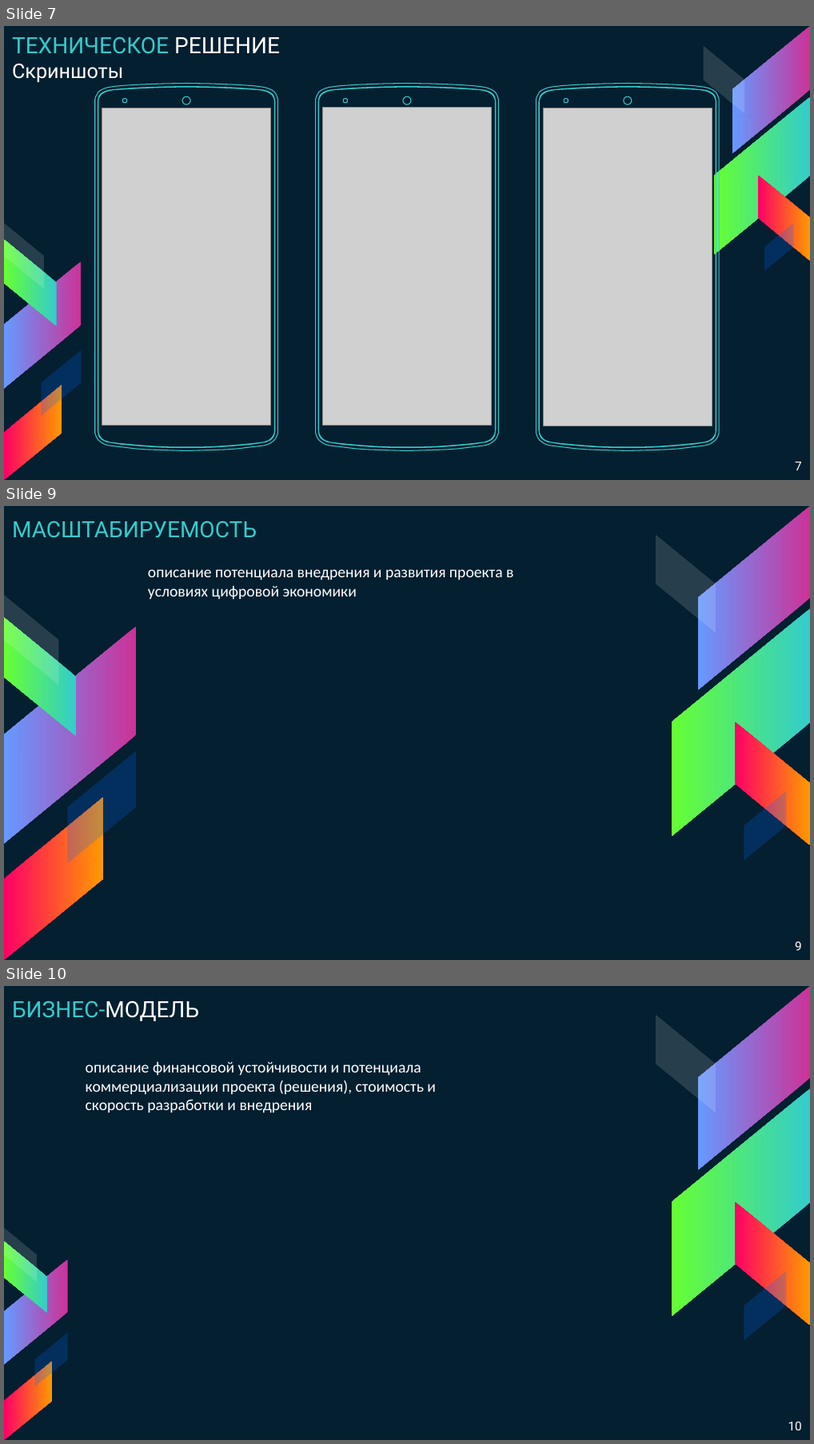
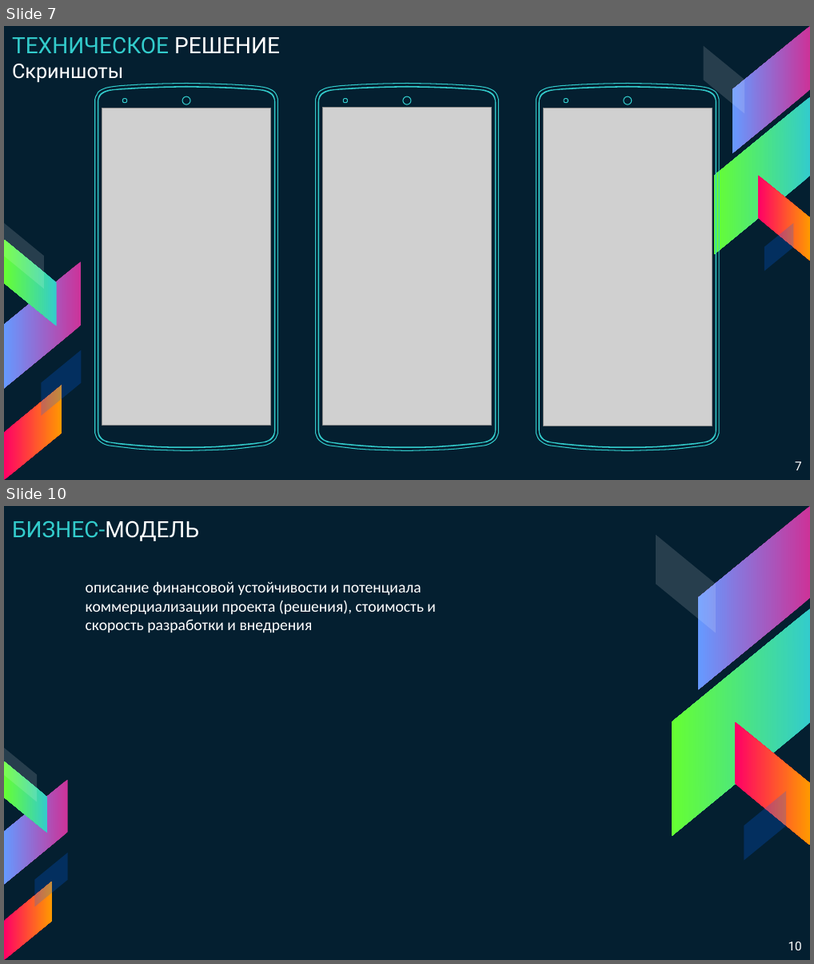
Before and after one commit to adonixis/MFC56, a slide deck: Презентация Выйти из IT.pptx. Shown one above the other, each under a label of ours: slides 7, 9 and 10 before the commit, slides 7 and 10 after it; the slides between them are not shown. The pictures are 814x1444 and 814x964 pixels, drawn with LibreOffice and Linux fonts; fonts in the diff are those of the drawing; grey boxes stand for pictures. Boxes give left, top, right and bottom in pixels: in the first picture for what was removed or moved away, otherwise in the second. Text is boxed around its words. In the diff, an @@ line names an element or a change of style, - is before the commit and + after.

```diff
--- a/Презентация Выйти из IT.pptx
+++ b/Презентация Выйти из IT.pptx
@@ slide 9 removed at <box>4,506,810,960</box>, background #041F30; not listed: 5 template elements that a slide beside it also shows @@
@@ text removed at <box>12,521,257,538</box> @@
-МАСШТАБИРУЕМОСТЬ
@@ text removed at <box>148,569,514,600</box> @@
-описание потенциала внедрения и развития проекта в условиях цифровой экономики
@@ parallelogram removed at <box>4,595,58,684</box> @@
@@ parallelogram removed at <box>4,617,76,736</box> @@
@@ parallelogram removed at <box>5,627,137,844</box> @@
@@ parallelogram removed at <box>68,751,136,864</box> @@
@@ parallelogram removed at <box>4,798,103,960</box> @@
@@ page number removed at <box>795,941,802,950</box> @@
-9
```
Also in this commit, not shown: 3 slides changed, 1 slide added.
